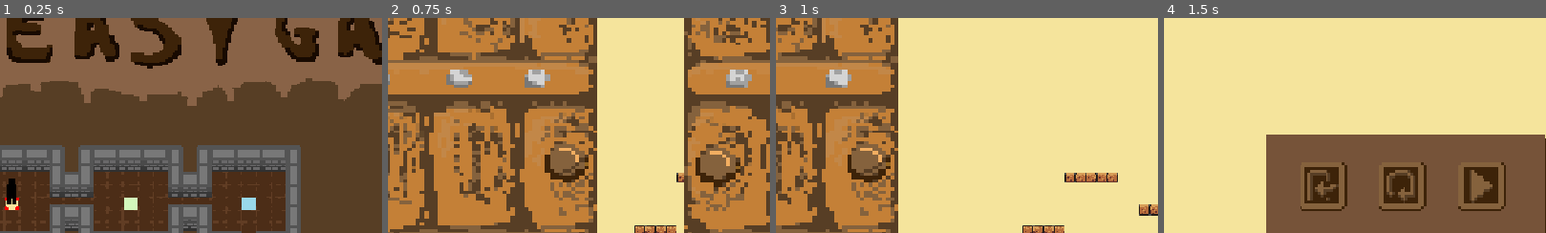
Above: before the commit, frames 1-4 (left to right).
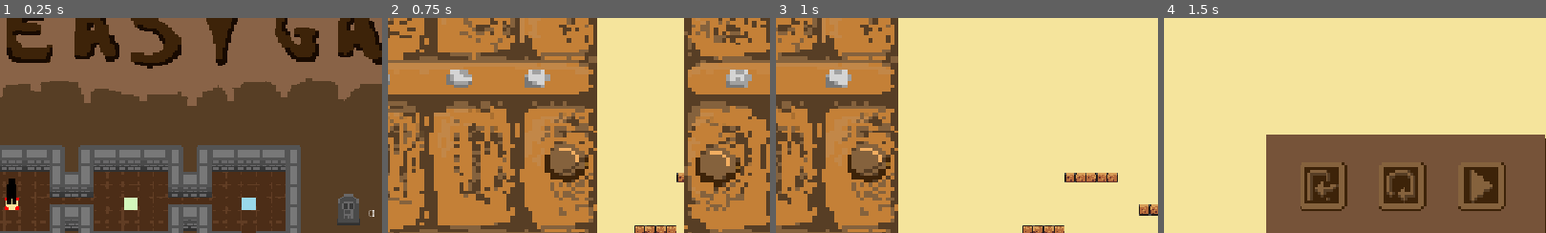
Above: after the commit, the same moments.

Repository: ZJH2705/final_project
Game: Godot game, scene res://scene/main_menu.tscn
Two runs of this game, one before a commit and one after it. Both use one fixed random seed, a clock stepped at 60 frames per second and the inputs below.
Inputs (mouse positions are % of the whole screen's width and height, from its top left):
- Up to frame 1 (0.25 s): no input
- Up to frame 2 (0.75 s): click (19, 53) at 0.5 s
- Up to frame 3 (1 s): no input
- Up to frame 4 (1.5 s): click (5, 7) at 1.25 s
The pictures show only the part of the screen within x 17-67%, y 12-62%; the shares and areas given below are measured in that part.

The runs differ from the first frame. In frame 1, 0.8% of the frame differs, in the area x 88-98%, y 81-97%; in frame 2, nothing differs; in frame 3, nothing differs; in frame 4, nothing differs.

Commit message:
0529更新-3

Diff:
--- a/project.godot
+++ b/project.godot
@@ -20,6 +20,7 @@
 Keep="*res://scene/script/keep.gd"
 Music="*res://scene/music_player.tscn"
 GameState="*res://scene/script/GameState.gd"
+Transition="*res://scene/script/transition.gd"
 
 [display]
 
--- a/scene/main_menu.tscn
+++ b/scene/main_menu.tscn
@@ -1,13 +1,17 @@
-[gd_scene load_steps=7 format=3 uid="uid://cd750p3xsrtwc"]
+[gd_scene load_steps=9 format=3 uid="uid://cd750p3xsrtwc"]
 
 [ext_resource type="Script" uid="uid://d28k1mtc7gj3k" path="res://scene/script/main_menu.gd" id="1_hxu56"]
 [ext_resource type="Texture2D" uid="uid://c6e0pxiqbvccy" path="res://assets/首頁-20250430T034940Z-1-001/首頁/主頁面背景圖.png" id="2_2fwvj"]
 [ext_resource type="Theme" uid="uid://bg7m5fkkhc1ph" path="res://default.tres" id="3_sepwh"]
 [ext_resource type="Theme" uid="uid://cgejia63hlo0l" path="res://default2.tres" id="4_14wem"]
 [ext_resource type="Theme" uid="uid://cyylokydfnyae" path="res://default3.tres" id="5_2atga"]
+[ext_resource type="Texture2D" uid="uid://gqdvqtn5frww" path="res://assets/首頁-20250430T034940Z-1-001/首頁/死亡次數.png" id="6_14wem"]
 
 [sub_resource type="StyleBoxTexture" id="StyleBoxTexture_0iwki"]
 texture = ExtResource("2_2fwvj")
+
+[sub_resource type="StyleBoxTexture" id="StyleBoxTexture_2atga"]
+texture = ExtResource("6_14wem")
 
 [node name="Control" type="Control"]
 layout_mode = 3
@@ -73,6 +77,22 @@
 offset_bottom = 26.8574
 theme = ExtResource("3_sepwh")
 
+[node name="Panel2" type="Panel" parent="."]
+layout_mode = 0
+offset_left = 75.4233
+offset_top = 7.54232
+offset_right = 110.423
+offset_bottom = 42.5423
+theme_override_styles/panel = SubResource("StyleBoxTexture_2atga")
+
+[node name="CanvasLayer" type="CanvasLayer" parent="."]
+
+[node name="Label" type="Label" parent="CanvasLayer"]
+offset_left = 752.0
+offset_top = 360.0
+offset_right = 792.0
+offset_bottom = 383.0
+
 [connection signal="pressed" from="PLAY" to="." method="_on_play_pressed"]
 [connection signal="pressed" from="OPTION" to="." method="_on_option_pressed"]
 [connection signal="pressed" from="EXIT" to="." method="_on_exit_pressed"]
--- a/scene/script/GameState.gd
+++ b/scene/script/GameState.gd
@@ -3,6 +3,9 @@
 var current_level := 1
 var current_game := 1
 var death_count := 0
+
+func update_death_label():
+	$CanvasLayer/Label.text = "Deaths: %d" % GameState.death_count
 
 #func save_progress():
 #	var data = {
--- a/scene/script/character.gd
+++ b/scene/script/character.gd
@@ -16,6 +16,7 @@
 func _on_death_animation_finished():
 	# 這裡可以添加重新載入場景或其他你想做的操作
  print("死亡動畫播放完畢")
+ GameState.death_count=GameState.death_count+1
 	# 如果你想重新載入場景，可以在這裡加上
  get_tree().reload_current_scene()
 
--- a/scene/script/game_1.gd
+++ b/scene/script/game_1.gd
@@ -2,7 +2,7 @@
 
 # 終點門和轉場
 @onready var Door = get_node("door")
-@onready var Transition = get_node("Transitiondoor")
+@onready var Transitiondoor = get_node("Transitiondoor")
 
 @onready var pause_menu_instance = $"UILayer/Pause_menu"
 @onready var external_pause_button = $"Pause"
@@ -15,6 +15,13 @@
 	GameState.current_level = 1
 	GameState.current_game = 1
 #	GameState.save_progress()
+
+	if not Transition.has_played_intro:
+		Transitiondoor.play("dooropen")
+		Transition.has_played_intro = true
+	else:
+		Transitiondoor.stop()
+
 	if pause_menu_instance:
 		pause_menu_instance.visible = false # Ensure it starts hidden
 		pause_menu_instance.connect("menu_closed", _on_pause_menu_closed) # <--- ADD THIS LINE
@@ -22,16 +29,16 @@
 		#print("Error: PauseMenu instance not found in _ready!")
 
 
-	Transition.play("dooropen")
+	#Transitiondoor.play("dooropen")
 	Door.connect("enter" , Callable(self , "_on_enter"))  # 終點門信號連結
 	#trapcoin.connect("die" , Callable(self , "_on_die")) # 陷阱信號連結
 	pass
 
 func _on_enter() -> void:
-	Transition.play("doorclose")
-	await Transition.animation_finished
+	Transitiondoor.play("doorclose")
+	await Transitiondoor.animation_finished
+	Transition.has_played_intro = false
 	#轉場景
-
 	get_tree().change_scene_to_file("res://scene/game_2.tscn")
 
 	pass
--- a/scene/script/game_2.gd
+++ b/scene/script/game_2.gd
@@ -2,7 +2,7 @@
 
 # 終點門和轉場
 @onready var Door = get_node("door")
-@onready var Transition = get_node("Transitiondoor")
+@onready var Transitiondoor = get_node("Transitiondoor")
 
 @onready var pause_menu_instance = $"UILayer/Pause_menu"
 @onready var external_pause_button = $"Pause"
@@ -15,6 +15,12 @@
 	GameState.current_game = 2
 	#GameState.save_progress()
 
+	if not Transition.has_played_intro:
+		Transitiondoor.play("dooropen")
+		Transition.has_played_intro = true
+	else:
+		Transitiondoor.stop()
+
 	if pause_menu_instance:
 		pause_menu_instance.visible = false # Ensure it starts hidden
 		pause_menu_instance.connect("menu_closed", _on_pause_menu_closed) # <--- ADD THIS LINE
@@ -22,16 +28,15 @@
 		#print("Error: PauseMenu instance not found in _ready!")
 
 
-	Transition.play("dooropen")
 	Door.connect("enter" , Callable(self , "_on_enter"))  # 終點門信號連結
 	#trapcoin.connect("die" , Callable(self , "_on_die")) # 陷阱信號連結
 	pass
 
 func _on_enter() -> void:
-	Transition.play("doorclose")
-	await Transition.animation_finished
+	Transitiondoor.play("doorclose")
+	await Transitiondoor.animation_finished
+	Transition.has_played_intro = false
 	#轉場景
-
 	get_tree().change_scene_to_file("res://scene/game_3.tscn")
 
 	pass
--- a/scene/script/game_3.gd
+++ b/scene/script/game_3.gd
@@ -2,7 +2,7 @@
 
 # 終點門和轉場
 @onready var Door = get_node("door")
-@onready var Transition = get_node("Transitiondoor")
+@onready var Transitiondoor = get_node("Transitiondoor")
 
 @onready var pause_menu_instance = $"UILayer/Pause_menu"
 @onready var external_pause_button = $"Pause"
@@ -15,22 +15,27 @@
 	GameState.current_game = 3
 	#GameState.save_progress()
 
+	if not Transition.has_played_intro:
+		Transitiondoor.play("dooropen")
+		Transition.has_played_intro = true
+	else:
+		Transitiondoor.stop()
+
 	if pause_menu_instance:
 		pause_menu_instance.visible = false # Ensure it starts hidden
 		pause_menu_instance.connect("menu_closed", _on_pause_menu_closed) # <--- ADD THIS LINE
 	#else:
 		#print("Error: PauseMenu instance not found in _ready!")
 
-	Transition.play("dooropen")
 	Door.connect("enter" , Callable(self , "_on_enter"))  # 終點門信號連結
 	#trapcoin.connect("die" , Callable(self , "_on_die")) # 陷阱信號連結
 	pass
 
 func _on_enter() -> void:
-	Transition.play("doorclose")
-	await Transition.animation_finished
+	Transitiondoor.play("doorclose")
+	await Transitiondoor.animation_finished
+	Transition.has_played_intro = false
 	#轉場景
-
 	get_tree().change_scene_to_file("res://scene/game_4.tscn")
 
 	pass
--- a/scene/script/game_4.gd
+++ b/scene/script/game_4.gd
@@ -2,7 +2,7 @@
 
 # 終點門和轉場
 @onready var Door = get_node("door")
-@onready var Transition = get_node("Transitiondoor")
+@onready var Transitiondoor = get_node("Transitiondoor")
 
 @onready var pause_menu_instance = $"UILayer/Pause_menu"
 @onready var external_pause_button = $"Pause"
@@ -15,22 +15,27 @@
 	GameState.current_game = 4
 	#GameState.save_progress()
 
+	if not Transition.has_played_intro:
+		Transitiondoor.play("dooropen")
+		Transition.has_played_intro = true
+	else:
+		Transitiondoor.stop()
+
 	if pause_menu_instance:
 		pause_menu_instance.visible = false # Ensure it starts hidden
 		pause_menu_instance.connect("menu_closed", _on_pause_menu_closed) # <--- ADD THIS LINE
 	#else:
 		#print("Error: PauseMenu instance not found in _ready!")
 
-	Transition.play("dooropen")
 	Door.connect("enter" , Callable(self , "_on_enter"))  # 終點門信號連結
 	#trapcoin.connect("die" , Callable(self , "_on_die")) # 陷阱信號連結
 	pass
 
 func _on_enter() -> void:
-	Transition.play("doorclose")
-	await Transition.animation_finished
+	Transitiondoor.play("doorclose")
+	await Transitiondoor.animation_finished
+	Transition.has_played_intro = false
 	#轉場景
-
 	get_tree().change_scene_to_file("res://scene/game_5.tscn")
 
 	pass
--- a/scene/script/main_menu.gd
+++ b/scene/script/main_menu.gd
@@ -4,6 +4,7 @@
 
 # Called when the node enters the scene tree for the first time.
 func _ready() -> void:
+	update_death_label()
 	pass
 
 
@@ -11,6 +12,7 @@
 
 # Called every frame. 'delta' is the elapsed time since the previous frame.
 func _process(delta: float) -> void:
+	#$CanvasLayer/Label.text = "%d" % GameState.death_count
 	pass
 
 
@@ -35,3 +37,6 @@
 
 func _on_play_2_pressed() -> void:
 	pass # Replace with function body.
+
+func update_death_label():
+	$CanvasLayer/Label.text = "%d" % GameState.death_count
--- a/scene/script/pause_menu.gd
+++ b/scene/script/pause_menu.gd
@@ -43,6 +43,7 @@
 
 func _on_back_pressed() -> void:
 	_is_paused = false
+	Transition.has_played_intro = false
 	get_tree().change_scene_to_file("res://scene/main_menu.tscn")
 
 
--- a/scene/script/pausebutton.gd
+++ /dev/null
@@ -1,6 +0,0 @@
-extends Control
-
-
-func _on_pause_pressed() -> void:
-	print("Pause button pressed")
-	_is_paused = !_is_paused
--- /dev/null
+++ b/scene/script/transition.gd
@@ -0,0 +1,3 @@
+extends Node
+
+var has_played_intro := false
Not shown, removed: scene/script/pausebutton.gd.uid
Not shown, added: scene/script/transition.gd.uid
